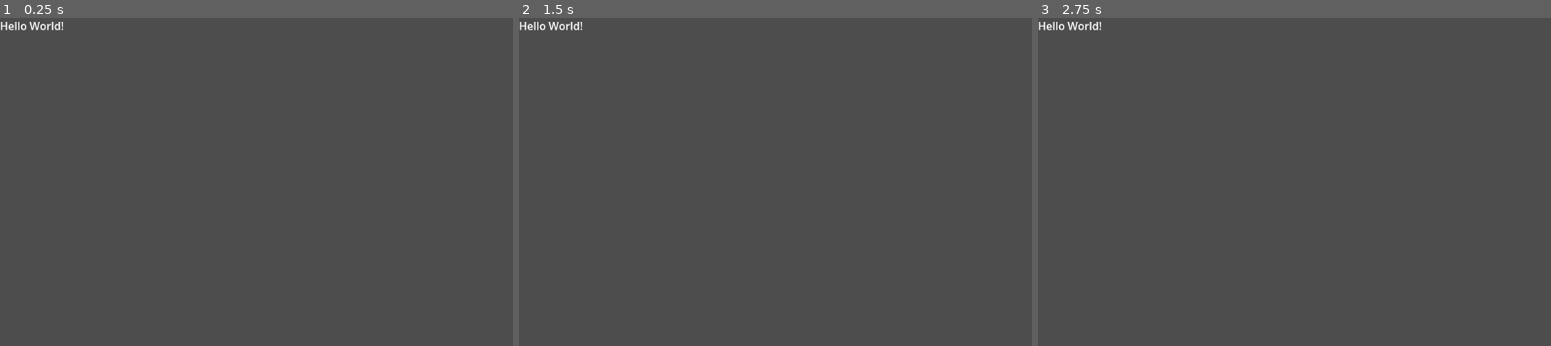
Above: before the commit, frames 1-3 (left to right).
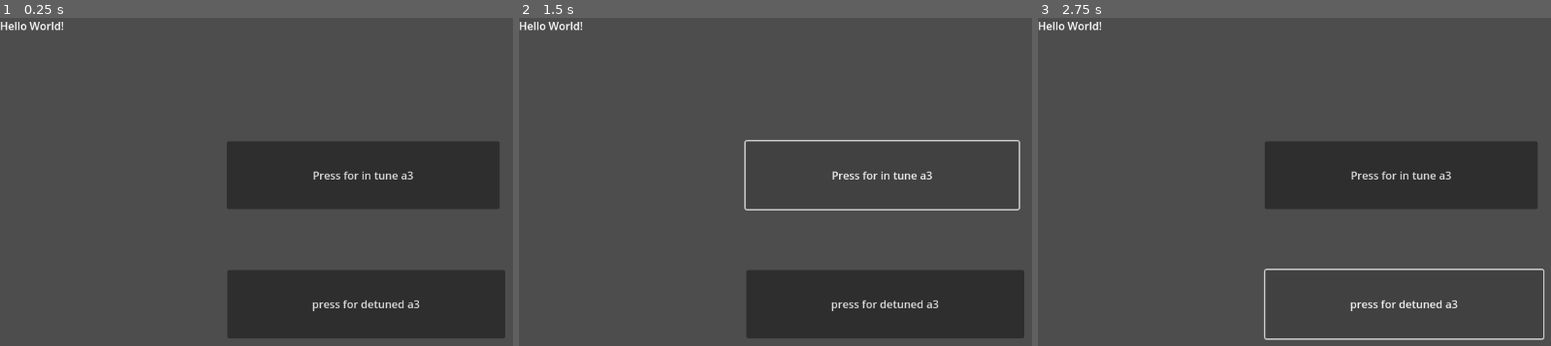
Above: after the commit, the same moments.

Repository: Sniggiho/COMP225-Reluna
Game: Godot game, scene res://firstScene.tscn
Same seed, same stepped clock (60 frames per second), same inputs: the game is played once before the commit and once after it. Before the commit the project has no main scene; this scene is started directly in both runs.
Inputs (mouse positions are in pixels of both pictures, inside the frame that each line leads up to):
- Up to frame 1 (0.25 s): no input
- Up to frame 2 (1.5 s): click (883, 303) at 0.5 s, where only the run after the commit has a clickable "press for detuned a3"; click (883, 175) at 1.25 s, where only the run after the commit has a clickable "Press for in tune a3"
- Up to frame 3 (2.75 s): click (1402, 303) at 2 s, where only the run after the commit has a clickable "press for detuned a3"

The runs differ from the first frame. In frame 1, 22% of the frame differs, in the area x 44-99%, y 37-98%; in frame 2, 12%; in frame 3, 12%.

Commit message:
play tuned and detuned audio (!!)

Diff:
--- /dev/null
+++ b/Project/AudioStreamPlayerTest.gd
@@ -0,0 +1,41 @@
+extends AudioStreamPlayer
+
+
+# Called when the node enters the scene tree for the first time.
+func _ready():
+	var audioStream: AudioStreamMP3 = load_mp3("res://Piano Key WAV/a3.mp3")
+	self.set_stream(audioStream)
+	self.set_volume_db(3.0)
+	self.play()
+
+
+func load_mp3(path):
+	var file = FileAccess.open(path, FileAccess.READ)
+	var sound = AudioStreamMP3.new()
+	sound.data = file.get_buffer(file.get_length())
+	return sound
+
+func play_detuned():
+	# Note that raising/lowering the pitch of a note one semitone would correspond to a
+	# detuneAmount value of 1 +- 0.0625. Thus, to keep within the realm of the note
+	# we're working with, we want detuneSeverity <= ~0.03
+	var detuneAmount = 1 + randf_range(-0.03,0.03) # this is a scaling factor on the original pitch
+	self.set_pitch_scale(detuneAmount)
+	self.play()
+
+func play_in_tune():
+	self.set_pitch_scale(1)
+	self.play()
+
+
+# Called every frame. 'delta' is the elapsed time since the previous frame.
+func _process(delta):
+	pass
+
+
+func _on_button_pressed():
+	self.play_detuned()
+
+
+func _on_button_for_in_tune_pressed():
+	self.play_in_tune()
--- /dev/null
+++ b/Project/ButtonForSound.gd
@@ -0,0 +1,11 @@
+extends Button
+
+
+# Called when the node enters the scene tree for the first time.
+func _ready():
+	pass # Replace with function body.
+
+
+# Called every frame. 'delta' is the elapsed time since the previous frame.
+func _process(delta):
+	pass
--- a/Project/firstScene.tscn
+++ b/Project/firstScene.tscn
@@ -1,6 +1,8 @@
-[gd_scene format=3 uid="uid://c1qqxujrvquvy"]
+[gd_scene load_steps=2 format=3 uid="uid://c1qqxujrvquvy"]
 
-[node name="Node2D" type="Node2D"]
+[ext_resource type="Script" path="res://AudioStreamPlayerTest.gd" id="1_0n51u"]
+
+[node name="Main" type="Node2D"]
 
 [node name="TextureRect" type="TextureRect" parent="."]
 offset_right = 196.0
@@ -12,3 +14,23 @@
 offset_right = 276.0
 offset_bottom = 146.0
 text = "Hello World!"
+
+[node name="AudioStreamPlayer" type="AudioStreamPlayer" parent="."]
+script = ExtResource("1_0n51u")
+
+[node name="ButtonForDetuned" type="Button" parent="."]
+offset_left = 338.0
+offset_top = 376.0
+offset_right = 751.0
+offset_bottom = 478.0
+text = "press for detuned a3"
+
+[node name="ButtonForInTune" type="Button" parent="."]
+offset_left = 337.0
+offset_top = 184.0
+offset_right = 743.0
+offset_bottom = 285.0
+text = "Press for in tune a3"
+
+[connection signal="pressed" from="ButtonForDetuned" to="AudioStreamPlayer" method="_on_button_pressed"]
+[connection signal="pressed" from="ButtonForInTune" to="AudioStreamPlayer" method="_on_button_for_in_tune_pressed"]
--- a/Project/project.godot
+++ b/Project/project.godot
@@ -11,6 +11,7 @@
 [application]
 
 config/name="Comp 225-reluna"
+run/main_scene="res://firstScene.tscn"
 config/features=PackedStringArray("4.1", "GL Compatibility")
 config/icon="res://icon.svg"
 
Not shown, added: Project/fir54A2.tmp
Not shown, added: Project/firA529.tmp
